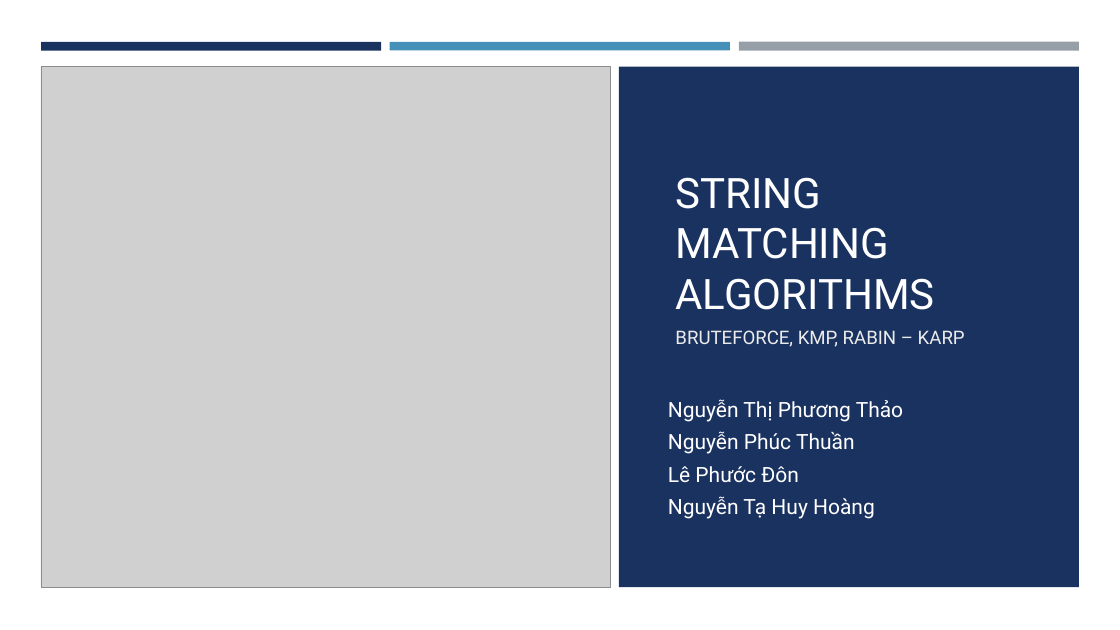
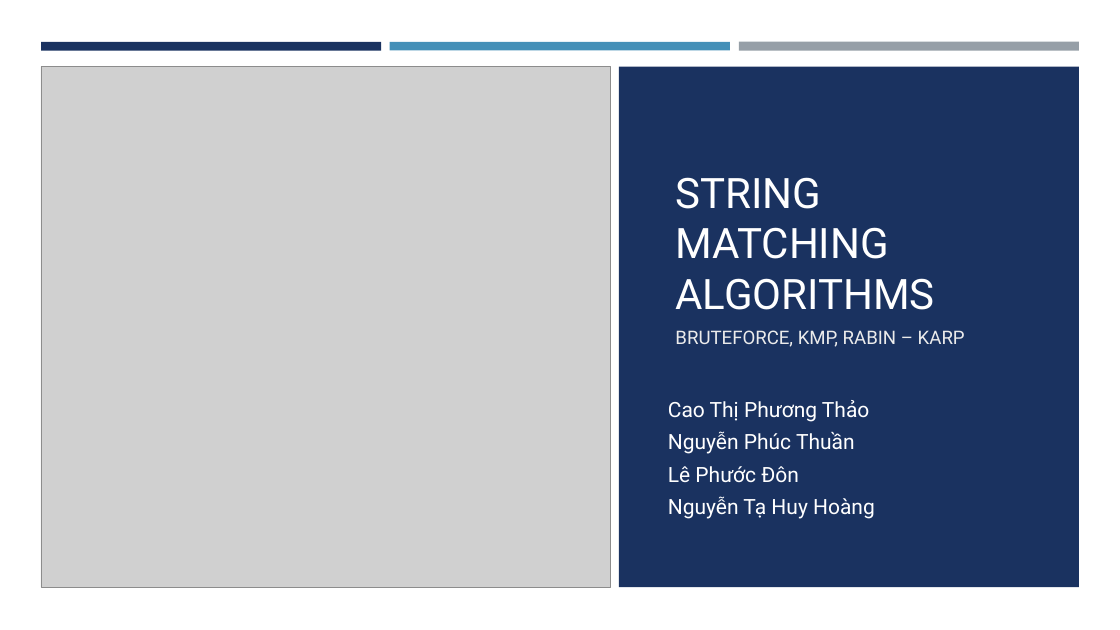
Before and after one commit to phucthuan1st/StringMatchingAlgorithms, a slide deck: slide 1 of Report/STRING MATCHING ALGORITHMS.pptx. Drawn at 1120x630 pixels with LibreOffice and Linux fonts; fonts in the diff are those of the drawing; grey boxes stand for pictures. Boxes give left, top, right and bottom in pixels: in the first picture for what was removed or moved away, otherwise in the second. Text is boxed around its words. In the diff, an @@ line names an element or a change of style, - is before the commit and + after.

```diff
--- a/Report/STRING MATCHING ALGORITHMS.pptx
+++ b/Report/STRING MATCHING ALGORITHMS.pptx
@@ text at (668, 400, 869, 422): text changed @@
-Nguyễn Thị Phương Thảo
+Cao Thị Phương Thảo
```
Also in this commit, not shown: 1 other slide changed, 17 other files.
